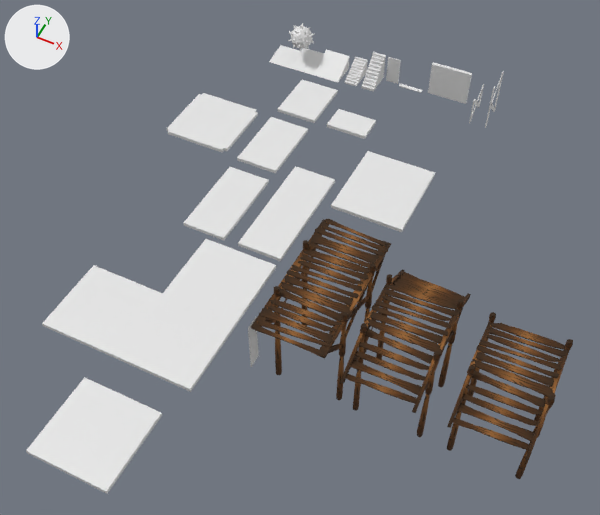
One commit to the glTF model gameplay/props/props Import/ScaleRefMeshlib.glb: the scene before it, then after it.
One viewpoint serves both versions: a camera (50 mm lens) standing at (27.4, -54.1, 38.7) and looking at (11.4, -22.1, -1.3). Every picture has the same lights, and +X, +Y and +Z are marked at upper left. The older version comes first.

Before the edit, the objects in view are built like this:
```python
me_cube_015 = bpy.data.meshes.new('Cube.015')
me_cube_015.from_pydata(...)  # 2468 vertices, 4626 faces; spans x -0.05..4.93, y 0.24..9.77, z -6.69..2.29
me_cube_015.materials.append(mat_wood_fk)  # picture img_textureset_wood_fk_v01
me_cube_017 = bpy.data.meshes.new('Cube.017')
me_cube_017.from_pydata(...)  # 2094 vertices, 3948 faces; spans x -0.05..4.93, y 0.24..7.4, z -6.69..2.29
me_cube_017.materials.append(mat_wood_fk)  # picture img_textureset_wood_fk_v01
me_plane_008 = bpy.data.meshes.new('Plane.008')
me_plane_008.from_pydata(...)  # 72 vertices, 140 faces; spans x 0.0..3.0, y -2.0..6.0, z -0.25..0.0
me_plane_027 = bpy.data.meshes.new('Plane.027')
me_plane_027.from_pydata([(0.0, 0.0, 0.0), (0.0, 1.0, 0.0), (0.0, 0.0, -1.0), (0.0, 0.0, -2.0), (0.0, 1.0, -1.0), (0.0, 1.0, -2.0), (0.0, 1.0, -3.0), (0.0, 0.0, -3.0), (0.0, 0.0, -4.0), (0.0, 1.0, -4.0)], [], [(4, 2, 3), (4, 3, 5), (1, 0, 2), (1, 2, 4), (6, 7, 8), (6, 8, 9), (5, 3, 7), (5, 7, 6)])
ob_3x8plane = bpy.data.objects.new('3x8Plane', me_plane_008)
ob_3x8plane.location = (8.0, -22.04, 0.25)
ob_5x10bridge = bpy.data.objects.new('5x10Bridge', me_cube_015)
ob_5x10bridge.location = (17.44, -29.62, -1.75)
ob_5x10bridge_001 = bpy.data.objects.new('5x10Bridge.001', me_cube_017)
ob_5x10bridge_001.location = (23.92, -29.62, -1.75)
ob_5x5corner_001 = bpy.data.objects.new('5x5Corner.001', me_plane_027)
ob_5x5corner_001.location = (11.8, -29.62, 0.25)
# also in view: '3x4Plane' at (5.5, -9.0, 0.1); '3x6Plane' at (5.5, -21.1, 0.1); '5x5Corner' at (6.0, -29.6, 0.1); '5x6Plane' at (14.3, -15.4, 0.1); '5x5Plane' at (7.9, -39.1, 0.1)
```
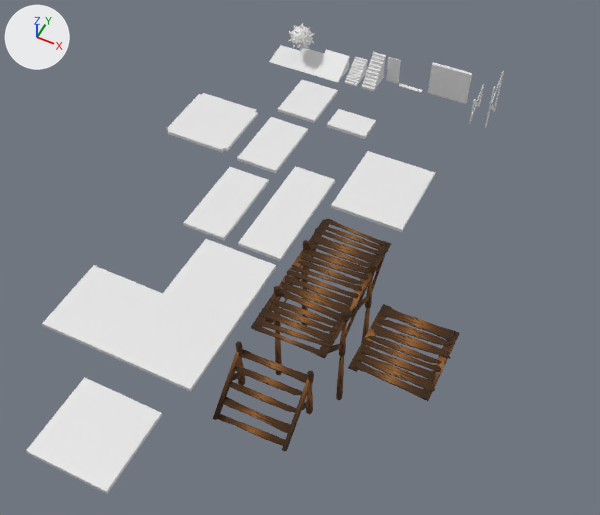
Boxes [x1, y1, x2, y2] around the edits, measured in the pictures (600 x 515 px):
'5x10Bridge', deleted (brown)
    before: [340, 269, 471, 437]
'5x10Bridge.001', deleted (brown)
    before: [447, 312, 573, 479]
'5x10Plane.002', added (brown)
    after: [348, 304, 459, 401]
'5x10Bridge.002', added (brown)
    after: [213, 342, 314, 451]
'5x5Corner.001', deleted
    before: [248, 317, 259, 367]

Diff of the bpy script that builds the scene:
```diff
--- a/gameplay/props/props Import/ScaleRefMeshlib.glb.py
+++ b/gameplay/props/props Import/ScaleRefMeshlib.glb.py
@@ me_cube_020 @@
+me_cube_020.from_pydata(...)  # 976 vertices, 1912 faces; spans x 0.03..4.95, y -0.09..5.0, z -0.16..0.02
+me_cube_020.materials.append(mat_wood_fk)  # picture img_textureset_wood_fk_v01
@@ me_cube_018 @@
+me_cube_018.from_pydata(...)  # 748 vertices, 1416 faces; spans x 0.06..4.93, y -0.21..3.33, z -0.45..3.6
+me_cube_018.materials.append(mat_wood_fk)  # picture img_textureset_wood_fk_v01
@@ ob_5x10bridge @@
-ob_5x10bridge = bpy.data.objects.new('5x10Bridge', me_cube_015)
-ob_5x10bridge.location = (17.44, -29.62, -1.75)
@@ ob_5x10bridge_001 @@
-ob_5x10bridge_001 = bpy.data.objects.new('5x10Bridge.001', me_cube_017)
-ob_5x10bridge_001.location = (23.92, -29.62, -1.75)
@@ ob_5x5corner_001 @@
-ob_5x5corner_001 = bpy.data.objects.new('5x5Corner.001', me_plane_027)
-ob_5x5corner_001.location = (11.8, -29.62, 0.25)
@@ ob_5x10plane_002 @@
+ob_5x10plane_002 = bpy.data.objects.new('5x10Plane.002', me_cube_020)
+ob_5x10plane_002.location = (17.97, -29.46, 0.25)
@@ ob_5x10bridge_002 @@
+ob_5x10bridge_002 = bpy.data.objects.new('5x10Bridge.002', me_cube_018)
+ob_5x10bridge_002.location = (11.78, -34.14, -2.75)
```
